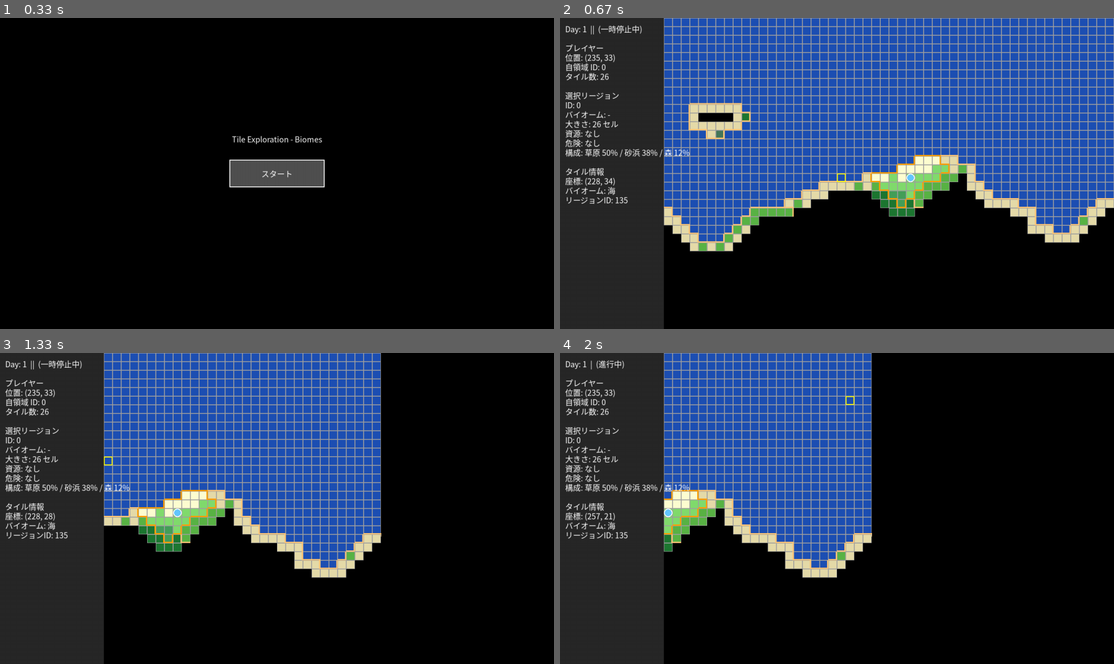
Above: before the commit, frames 1-4 (two rows, left to right).
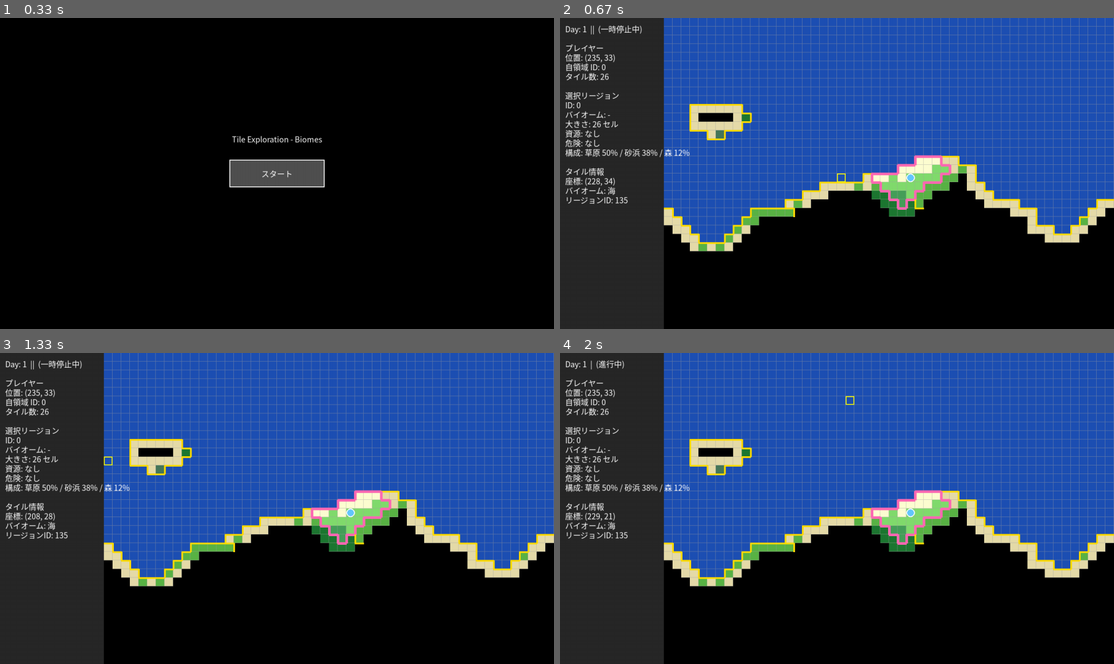
Above: after the commit, the same moments.

Repository: ankored33/pygamegame1
Game: pygame game, started from game1.py
Two runs of this game, one before a commit and one after it. Both use one fixed random seed, a clock stepped at 60 frames per second and the inputs below.
Inputs (mouse positions are in pixels of both pictures, inside the frame that each line leads up to):
- Up to frame 1 (0.33 s): no input
- Up to frame 2 (0.67 s): click (837, 173) at 0.38 s
- Up to frame 3 (1.33 s): tap Space at 0.67, 1.07 s; hold D from 1 s (still down); move the mouse to (105, 461) at 1.03 s
- Up to frame 4 (2 s): tap Space at 1.37 s; release D at 1.47 s; right-click (903, 536) at 1.55 s; click (848, 402) at 1.88 s

Frame 1 is identical in both runs. In frame 2, 13% of the frame differs, in the area x 18-100%, y 0-75%; in frame 3, 36%; in frame 4, 40%, in the area x 5-100%, y 0-76%.

Commit message:
マップ表示改善

Diff:
--- a/config.py
+++ b/config.py
@@ -44,6 +44,11 @@
 DARK_GREY = (40, 40, 40)
 BLACK = (0, 0, 0)
 
+# Border colors
+REGION_BORDER_COLOR = (100, 100, 100)  # Gray for region boundaries
+FACTION_BORDER_COLOR = (255, 105, 180) # Pink for faction boundaries
+ZOOM_REGION_BORDER_COLOR = (255, 220, 0)  # Yellow for region boundaries in zoom mode
+
 BIOME_COLORS = {
     "SEA": (30, 80, 180),
     "LAKE": (120, 200, 255),
--- a/game1.py
+++ b/game1.py
@@ -654,8 +654,16 @@
                 move_y += 1
             if move_x or move_y:
                 ox, oy = state.zoom_origin
-                ox = max(0, min(C.BASE_GRID_WIDTH - 1, ox + move_x))
-                oy = max(0, min(C.BASE_GRID_HEIGHT - 1, oy + move_y))
+
+                # Calculate max scroll position
+                scale = C.ZOOM_SCALE
+                view_w = (C.SCREEN_WIDTH - C.INFO_PANEL_WIDTH) // (C.TILE_SIZE * scale)
+                view_h = C.SCREEN_HEIGHT // (C.TILE_SIZE * scale)
+                max_x = max(0, C.BASE_GRID_WIDTH - view_w)
+                max_y = max(0, C.BASE_GRID_HEIGHT - view_h)
+
+                ox = max(0, min(max_x, ox + move_x))
+                oy = max(0, min(max_y, oy + move_y))
                 state.zoom_origin = (ox, oy)
 
     pygame.quit()
--- a/render.py
+++ b/render.py
@@ -131,7 +131,10 @@
     view_x1 = min(C.BASE_GRID_WIDTH - 1, view_x0 + view_w)
     view_y1 = min(C.BASE_GRID_HEIGHT - 1, view_y0 + view_h)
 
-    hover_tile = None
+    # Create a transparent surface for grid lines to support alpha blending
+    grid_surface = pygame.Surface((C.SCREEN_WIDTH, C.SCREEN_HEIGHT), pygame.SRCALPHA)
+
+    # Pass 1: Draw tiles and grid lines
     if state.biome_grid and state.region_grid:
         for y in range(view_y0, view_y1 + 1):
             for x in range(view_x0, view_x1 + 1):
@@ -152,13 +155,50 @@
                 py = map_origin_y + (y - view_y0) * C.TILE_SIZE * scale
                 rect = pygame.Rect(px, py, C.TILE_SIZE * scale, C.TILE_SIZE * scale)
                 pygame.draw.rect(screen, color, rect)
-                pygame.draw.rect(screen, (160, 160, 160), rect, 1)
+
+                # Draw grid lines (right and bottom only) with 50% transparency
+                grid_color = (160, 160, 160, 128)
+                pygame.draw.line(grid_surface, grid_color, (rect.right - 1, rect.top), (rect.right - 1, rect.bottom - 1), 1)
+                pygame.draw.line(grid_surface, grid_color, (rect.left, rect.bottom - 1), (rect.right - 1, rect.bottom - 1), 1)
+
+    # Blit grid surface onto screen
+    screen.blit(grid_surface, (0, 0))
+
+    # Pass 2: Draw borders (Region and Faction)
+    if state.biome_grid and state.region_grid:
+        for y in range(view_y0, view_y1 + 1):
+            for x in range(view_x0, view_x1 + 1):
+                # Fog check (skip borders if fogged)
+                if not state.debug_fog_off and state.fog_grid and not state.fog_grid[y][x]:
+                    continue
+
+                rid = state.region_grid[y][x]
+                px = map_origin_x + (x - view_x0) * C.TILE_SIZE * scale
+                py = map_origin_y + (y - view_y0) * C.TILE_SIZE * scale
+                rect = pygame.Rect(px, py, C.TILE_SIZE * scale, C.TILE_SIZE * scale)
+
+                # Region boundaries (unified yellow)
                 if x + 1 <= view_x1 and state.region_grid[y][x + 1] != rid:
-                    col = (255, 160, 0) if (rid == state.zoom_region_id or state.region_grid[y][x + 1] == state.zoom_region_id) else (255, 200, 120)
-                    pygame.draw.line(screen, col, (rect.right, rect.top), (rect.right, rect.bottom), 8)
+                    pygame.draw.line(screen, C.ZOOM_REGION_BORDER_COLOR, (rect.right, rect.top), (rect.right, rect.bottom), 4)
                 if y + 1 <= view_y1 and state.region_grid[y + 1][x] != rid:
-                    col = (255, 160, 0) if (rid == state.zoom_region_id or state.region_grid[y + 1][x] == state.zoom_region_id) else (255, 200, 120)
-                    pygame.draw.line(screen, col, (rect.left, rect.bottom), (rect.right, rect.bottom), 8)
+                    pygame.draw.line(screen, C.ZOOM_REGION_BORDER_COLOR, (rect.left, rect.bottom), (rect.right, rect.bottom), 4)
+
+                # Faction borders (gold, thicker)
+                is_player = (rid == state.player_region_id)
+                faction_border_color = C.FACTION_BORDER_COLOR
+                faction_border_width = 6
+
+                if x + 1 <= view_x1:
+                    rid_r = state.region_grid[y][x + 1]
+                    is_player_r = (rid_r == state.player_region_id)
+                    if is_player != is_player_r:
+                        pygame.draw.line(screen, faction_border_color, (rect.right, rect.top), (rect.right, rect.bottom), faction_border_width)
+
+                if y + 1 <= view_y1:
+                    rid_d = state.region_grid[y + 1][x]
+                    is_player_d = (rid_d == state.player_region_id)
+                    if is_player != is_player_d:
+                        pygame.draw.line(screen, faction_border_color, (rect.left, rect.bottom), (rect.right, rect.bottom), faction_border_width)
 
     mx, my = pygame.mouse.get_pos()
     if mx >= map_origin_x:
@@ -295,8 +335,8 @@
             rect = pygame.Rect(x * C.TILE_SIZE, y * C.TILE_SIZE, C.TILE_SIZE, C.TILE_SIZE)
             pygame.draw.rect(surf, color, rect)
 
-    # Draw boundaries
-    boundary_color = (0, 0, 0)
+    # Draw region boundaries
+    boundary_color = C.REGION_BORDER_COLOR
     for y in range(C.BASE_GRID_HEIGHT):
         for x in range(C.BASE_GRID_WIDTH):
             rid = state.region_grid[y][x]
@@ -312,6 +352,38 @@
                     x0 = x * C.TILE_SIZE
                     y0 = (y + 1) * C.TILE_SIZE
                     pygame.draw.line(surf, boundary_color, (x0, y0), (x0 + C.TILE_SIZE, y0), 1)
+
+    # Draw faction borders (thicker, colored)
+    # For now, only player faction exists
+    faction_border_color = C.FACTION_BORDER_COLOR  # Gold color for player faction
+    faction_border_width = 3
+
+    for y in range(C.BASE_GRID_HEIGHT):
+        for x in range(C.BASE_GRID_WIDTH):
+            rid = state.region_grid[y][x]
+            is_player = (rid == state.player_region_id)
+
+            # Check right neighbor
+            if x + 1 < C.BASE_GRID_WIDTH:
+                rid_r = state.region_grid[y][x + 1]
+                is_player_r = (rid_r == state.player_region_id)
+
+                # Draw faction border if one side is player and other is not
+                if is_player != is_player_r:
+                    x0 = (x + 1) * C.TILE_SIZE
+                    y0 = y * C.TILE_SIZE
+                    pygame.draw.line(surf, faction_border_color, (x0, y0), (x0, y0 + C.TILE_SIZE), faction_border_width)
+
+            # Check bottom neighbor
+            if y + 1 < C.BASE_GRID_HEIGHT:
+                rid_d = state.region_grid[y + 1][x]
+                is_player_d = (rid_d == state.player_region_id)
+
+                # Draw faction border if one side is player and other is not
+                if is_player != is_player_d:
+                    x0 = x * C.TILE_SIZE
+                    y0 = (y + 1) * C.TILE_SIZE
+                    pygame.draw.line(surf, faction_border_color, (x0, y0), (x0 + C.TILE_SIZE, y0), faction_border_width)
 
     state.map_surface = surf
 
